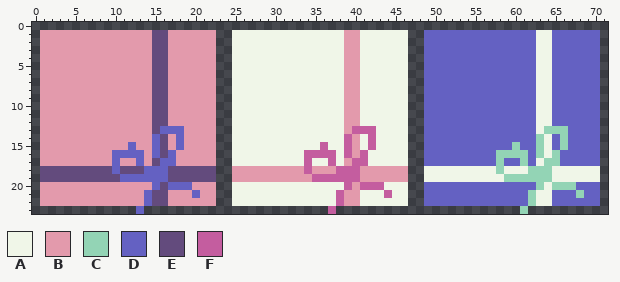
Two states of a sprite sheet, assets/art/Presents/2x2Present.png. Above is the file before it was changed.
The file is 72x24 pixels.
Palette (. is transparent): A #f0f6e8  B #e39aac  C #93d4b5  D #6461c2  E #634b7d  F #c45d9f
And afterwards:
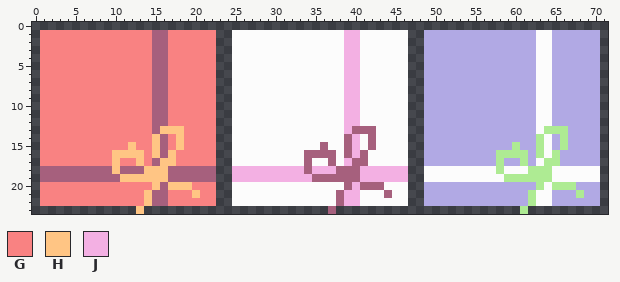
Colours new in this view: G #f98282  H #ffc584  J #f3b0e3
Message: redid the present sprites in new colorpallette
The exact change:
@@ palette @@
-A #f0f6e8
+A #fcfcfc
-C #93d4b5
+C #aeeb93
-D #6461c2
+D #b1a9e4
-E #634b7d
+E #a6607d
@@ x 0..48 @@
  0 .................................................
- 1 .BBBBBBBBBBBBBBEEBBBBBB..AAAAAAAAAAAAAABBAAAAAA..
- 2 .BBBBBBBBBBBBBBEEBBBBBB..AAAAAAAAAAAAAABBAAAAAA..
- 3 .BBBBBBBBBBBBBBEEBBBBBB..AAAAAAAAAAAAAABBAAAAAA..
- 4 .BBBBBBBBBBBBBBEEBBBBBB..AAAAAAAAAAAAAABBAAAAAA..
- 5 .BBBBBBBBBBBBBBEEBBBBBB..AAAAAAAAAAAAAABBAAAAAA..
- 6 .BBBBBBBBBBBBBBEEBBBBBB..AAAAAAAAAAAAAABBAAAAAA..
- 7 .BBBBBBBBBBBBBBEEBBBBBB..AAAAAAAAAAAAAABBAAAAAA..
- 8 .BBBBBBBBBBBBBBEEBBBBBB..AAAAAAAAAAAAAABBAAAAAA..
- 9 .BBBBBBBBBBBBBBEEBBBBBB..AAAAAAAAAAAAAABBAAAAAA..
-10 .BBBBBBBBBBBBBBEEBBBBBB..AAAAAAAAAAAAAABBAAAAAA..
-11 .BBBBBBBBBBBBBBEEBBBBBB..AAAAAAAAAAAAAABBAAAAAA..
-12 .BBBBBBBBBBBBBBEEBBBBBB..AAAAAAAAAAAAAABBAAAAAA..
-13 .BBBBBBBBBBBBBBEDDDBBBB..AAAAAAAAAAAAAABFFFAAAA..
-14 .BBBBBBBBBBBBBBDEBDBBBB..AAAAAAAAAAAAAAFBAFAAAA..
-15 .BBBBBBBBBBBDBBDEBDBBBB..AAAAAAAAAAAFAAFBAFAAAA..
-16 .BBBBBBBBBDDDDBDEDBBBBB..AAAAAAAAAFFFFAFBFAAAAA..
-17 .BBBBBBBBBDBBDBEDDBBBBB..AAAAAAAAAFAAFABFFAAAAA..
-18 .EEEEEEEEEDEEEDDDEEEEEE..BBBBBBBBBFBBBFFFBBBBBB..
-19 .EEEEEEEEEEDDDDDDEEEEEE..BBBBBBBBBBFFFFFFBBBBBB..
-20 .BBBBBBBBBBBBBBDEDDDBBB..AAAAAAAAAAAAAAFBFFFAAA..
-21 .BBBBBBBBBBBBBDEEBBBDBB..AAAAAAAAAAAAAFBBAAAFAA..
-22 .BBBBBBBBBBBBBDEEBBBBBB..AAAAAAAAAAAAAFBBAAAAAA..
-23 .............D.......................F...........
+ 1 .GGGGGGGGGGGGGGEEGGGGGG..AAAAAAAAAAAAAAJJAAAAAA..
+ 2 .GGGGGGGGGGGGGGEEGGGGGG..AAAAAAAAAAAAAAJJAAAAAA..
+ 3 .GGGGGGGGGGGGGGEEGGGGGG..AAAAAAAAAAAAAAJJAAAAAA..
+ 4 .GGGGGGGGGGGGGGEEGGGGGG..AAAAAAAAAAAAAAJJAAAAAA..
+ 5 .GGGGGGGGGGGGGGEEGGGGGG..AAAAAAAAAAAAAAJJAAAAAA..
+ 6 .GGGGGGGGGGGGGGEEGGGGGG..AAAAAAAAAAAAAAJJAAAAAA..
+ 7 .GGGGGGGGGGGGGGEEGGGGGG..AAAAAAAAAAAAAAJJAAAAAA..
+ 8 .GGGGGGGGGGGGGGEEGGGGGG..AAAAAAAAAAAAAAJJAAAAAA..
+ 9 .GGGGGGGGGGGGGGEEGGGGGG..AAAAAAAAAAAAAAJJAAAAAA..
+10 .GGGGGGGGGGGGGGEEGGGGGG..AAAAAAAAAAAAAAJJAAAAAA..
+11 .GGGGGGGGGGGGGGEEGGGGGG..AAAAAAAAAAAAAAJJAAAAAA..
+12 .GGGGGGGGGGGGGGEEGGGGGG..AAAAAAAAAAAAAAJJAAAAAA..
+13 .GGGGGGGGGGGGGGEHHHGGGG..AAAAAAAAAAAAAAJEEEAAAA..
+14 .GGGGGGGGGGGGGGHEGHGGGG..AAAAAAAAAAAAAAEJAEAAAA..
+15 .GGGGGGGGGGGHGGHEGHGGGG..AAAAAAAAAAAEAAEJAEAAAA..
+16 .GGGGGGGGGHHHHGHEHGGGGG..AAAAAAAAAEEEEAEJEAAAAA..
+17 .GGGGGGGGGHGGHGEHHGGGGG..AAAAAAAAAEAAEAJEEAAAAA..
+18 .EEEEEEEEEHEEEHHHEEEEEE..JJJJJJJJJEJJJEEEJJJJJJ..
+19 .EEEEEEEEEEHHHHHHEEEEEE..JJJJJJJJJJEEEEEEJJJJJJ..
+20 .GGGGGGGGGGGGGGHEHHHGGG..AAAAAAAAAAAAAAEJEEEAAA..
+21 .GGGGGGGGGGGGGHEEGGGHGG..AAAAAAAAAAAAAEJJAAAEAA..
+22 .GGGGGGGGGGGGGHEEGGGGGG..AAAAAAAAAAAAAEJJAAAAAA..
+23 .............H.......................E...........
Changed places in both pictures, as pixel boxes (x1, y1, x2, y2):
changed: (40, 30, 600, 214)
